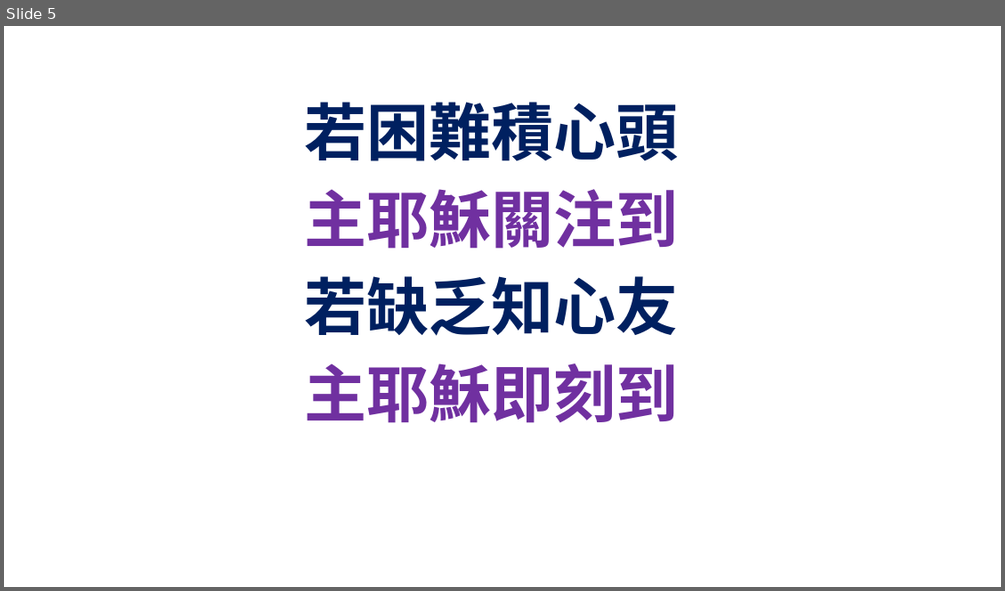
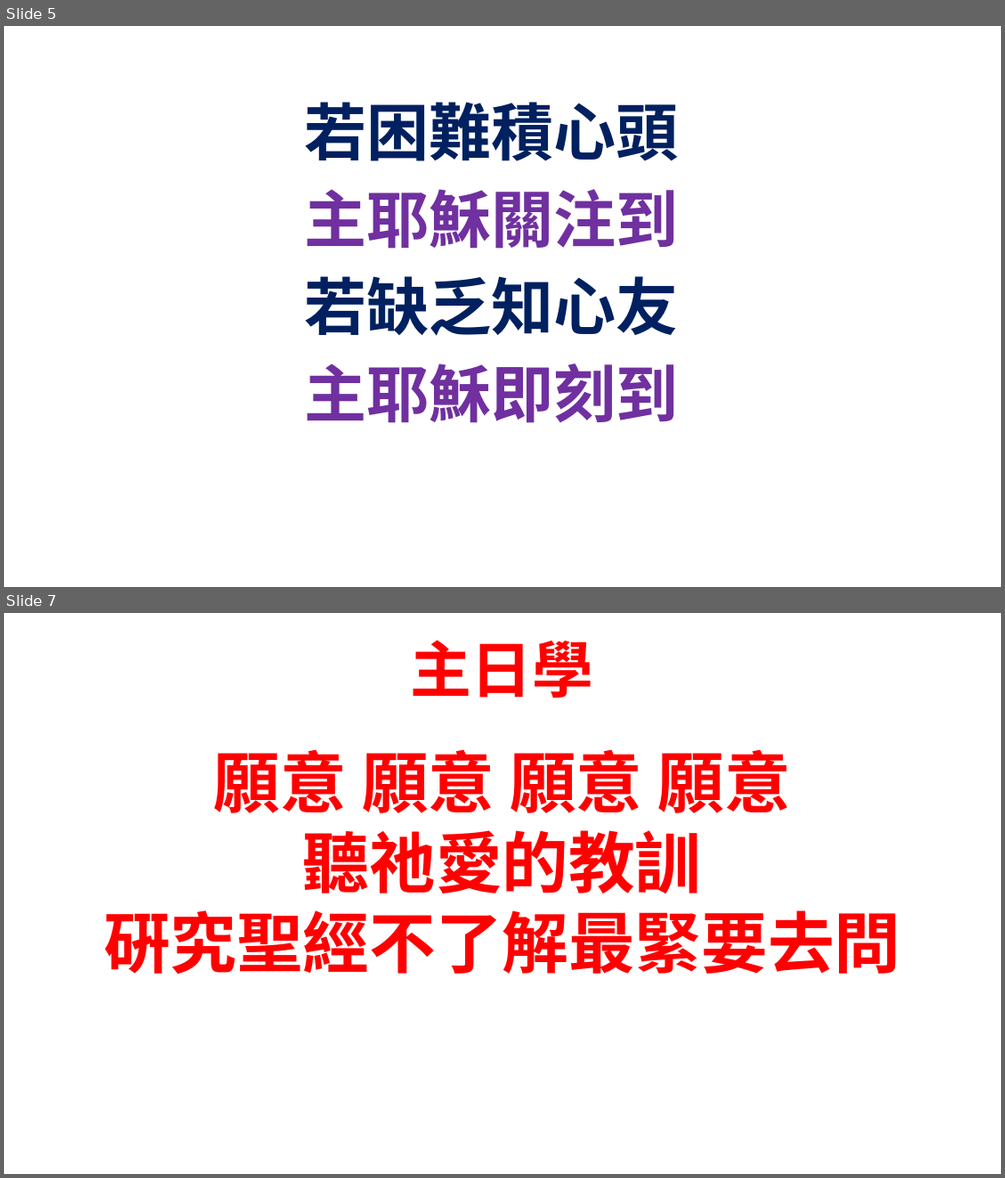
Before and after one commit to batisuoc/bible-school, a slide deck: 2020/8月.pptx. Shown one above the other, each under a label of ours: slide 5 before the commit, slides 5 and 7 after it; the slides between them are not shown. The pictures are 1005x591 and 1005x1178 pixels, drawn with LibreOffice and Linux fonts; fonts in the diff are those of the drawing; background and template pictures are left out. Boxes give left, top, right and bottom in pixels: in the first picture for what was removed or moved away, otherwise in the second. Text is boxed around its words. In the diff, an @@ line names an element or a change of style, - is before the commit and + after.

```diff
--- a/2020/8月.pptx
+++ b/2020/8月.pptx
@@ slide 7 added at bbox=[4, 613, 1001, 1174], background picture (left out) @@
@@ text added at bbox=[410, 640, 593, 698], 59 pt, text #FF0000, bold @@
+主日學
@@ text added at bbox=[104, 749, 901, 973], 64 pt, text #FF0000, bold @@
+願意 願意 願意 願意
+聽祂愛的教訓
+硏究聖經不了解最緊要去問
```
Also in this commit, not shown: 2 other slides added, 1 other file.
